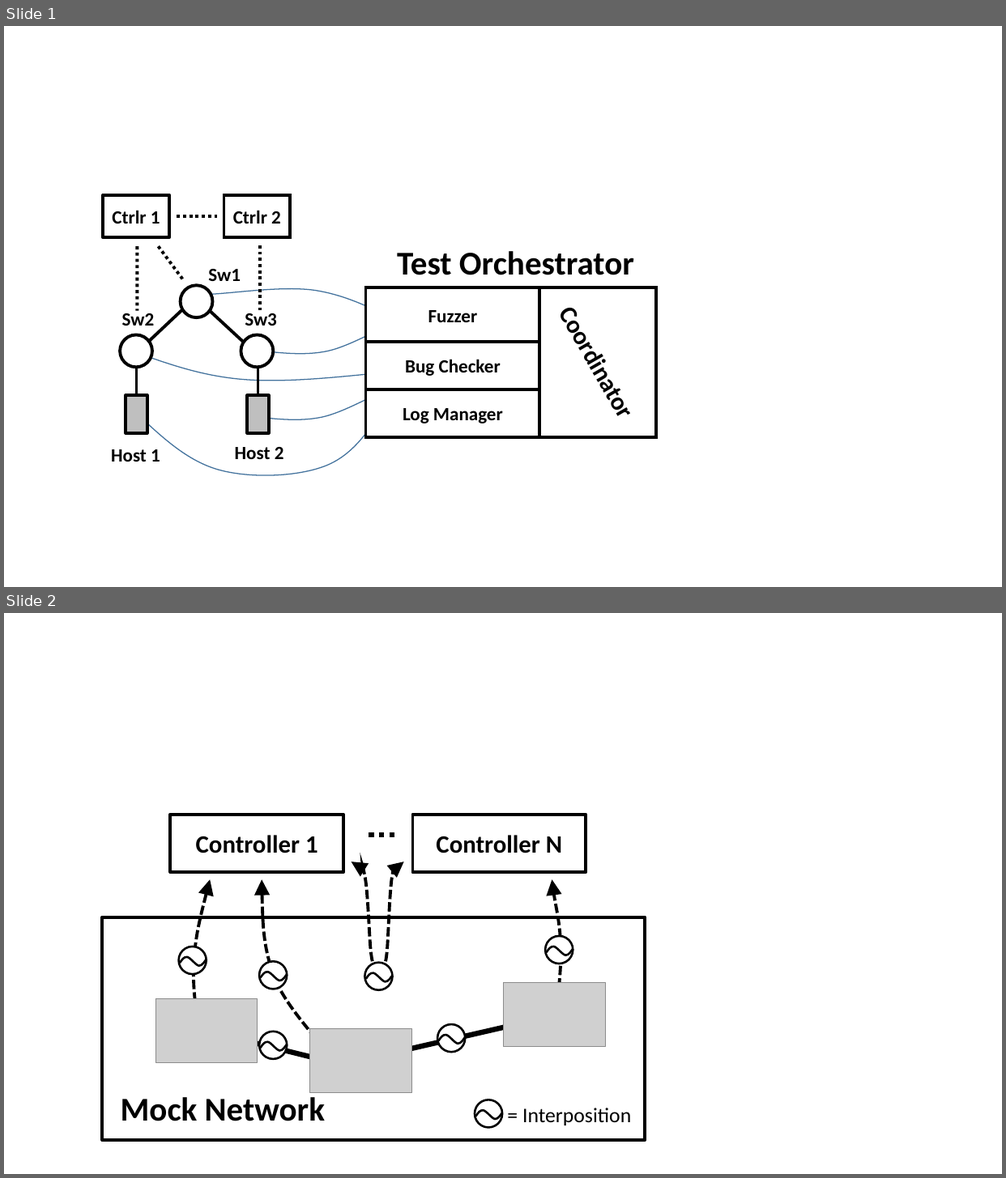
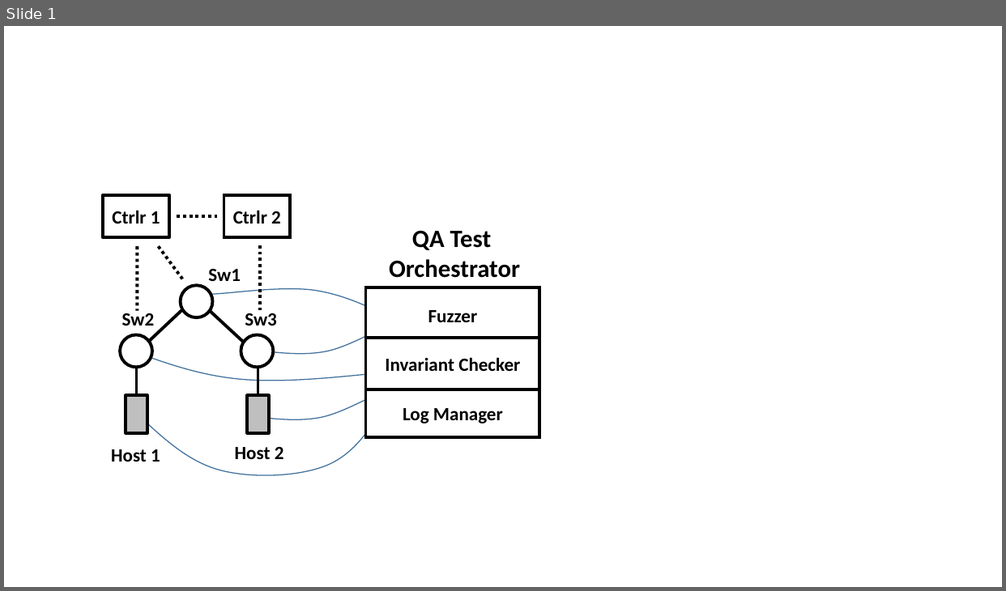
Before and after one commit to NetSys/sts_paper, a slide deck: diagrams/architecture/debugger_architecture_qa_cluster.pptx. Shown one above the other, each under a label of ours: slides 1 and 2 before the commit, slide 1 after it. The pictures are 1006x1178 and 1006x591 pixels, drawn with LibreOffice and Linux fonts; fonts in the diff are those of the drawing; grey boxes stand for pictures. Boxes give left, top, right and bottom in pixels: in the first picture for what was removed or moved away, otherwise in the second. Text is boxed around its words. In the diff, an @@ line names an element or a change of style, - is before the commit and + after.

```diff
--- a/diagrams/architecture/debugger_architecture_qa_cluster.pptx
+++ b/diagrams/architecture/debugger_architecture_qa_cluster.pptx
@@ slide 2 removed at bbox=[4, 613, 1002, 1174], background #FFFFFF @@
@@ ellipse removed at bbox=[475, 1101, 503, 1128] @@
@@ freeform shape removed at bbox=[475, 1107, 503, 1122] @@
@@ group removed at bbox=[102, 815, 645, 1141]: 11 freeform shapes, 6 ellipses, 3 rectangles, 3 lines, 3 pictures, 2 texts @@
-Controller 1
-Controller N
-Mock Network
-= Interposition
@@ slide 1 changed as well @@
@@ text at bbox=[389, 230, 520, 278]: text changed; size 32 to 24 pt @@
-Test Orchestrator
+QA Test
+Orchestrator
@@ rectangle removed at bbox=[365, 288, 656, 437] @@
@@ rectangle removed at bbox=[540, 288, 656, 437] @@
@@ text removed at bbox=[547, 292, 649, 433] @@
-Coordinator
@@ rectangle "Invariant Checker": place and size @@
-rectangle "Invariant Checker" at bbox=[365, 342, 539, 390]
+rectangle "Invariant Checker" at bbox=[365, 338, 539, 390]
@@ text in rectangle at bbox=[385, 357, 520, 371]: text changed @@
-Bug Checker
+Invariant Checker
```
Also in this commit, not shown: 2 other files.
